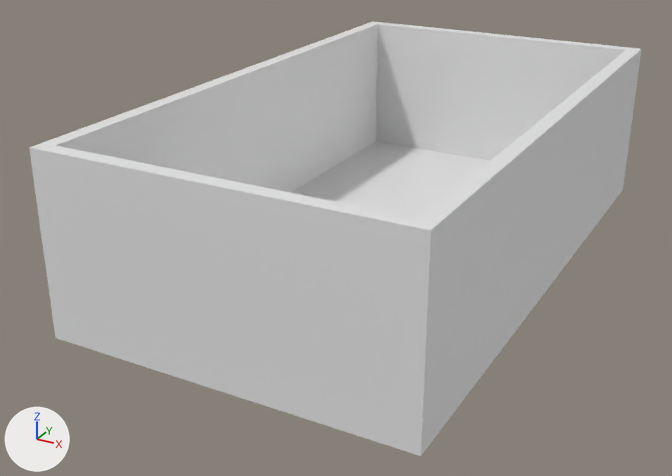
Before and after pictures for a commit that changed the glTF model models/PickPlaceCell/Box_part.glb.
The view is the same before and after, from a 50 mm lens placed at (0.132, -0.279, 0.14), pointed at (-0.012, -0.017, 0.009). The axes (+X, +Y, +Z) are drawn at lower left. The lights are the same throughout. The older version comes first. Where no turn or scale is listed for an object, it has been applied to the vertices.

Before the edit, the objects in view are built like this:
```python
me_cube_005 = bpy.data.meshes.new('Cube.005')
me_cube_005.from_pydata(...)  # a box spanning x -0.002..0.002, y -0.1..0.1, z -0.03..0.03
me_cube_006 = bpy.data.meshes.new('Cube.006')
me_cube_006.from_pydata(...)  # a box spanning x -0.06..0.06, y -0.0025..0.0025, z -0.03..0.03
me_cube_007 = bpy.data.meshes.new('Cube.007')
me_cube_007.from_pydata(...)  # a box spanning x -0.002..0.002, y -0.1..0.1, z -0.03..0.03
me_cube_008 = bpy.data.meshes.new('Cube.008')
me_cube_008.from_pydata(...)  # a box spanning x -0.055..0.055, y -0.1..0.1, z -0.002..0.002
me_cube_009 = bpy.data.meshes.new('Cube.009')
me_cube_009.from_pydata(...)  # a box spanning x -0.06..0.06, y -0.0025..0.0025, z -0.03..0.03
ob_cube_001 = bpy.data.objects.new('Cube.001', me_cube_006)
ob_cube_001.location = (0.0, -0.1025, 0.03)
ob_cube_002 = bpy.data.objects.new('Cube.002', me_cube_007)
ob_cube_002.location = (-0.0575, 0.0, 0.03)
ob_cube_003 = bpy.data.objects.new('Cube.003', me_cube_008)
ob_cube_003.location = (0.0, 0.0, 0.0025)
ob_cube_004 = bpy.data.objects.new('Cube.004', me_cube_005)
ob_cube_004.location = (0.0575, 0.0, 0.03)
ob_cube_005 = bpy.data.objects.new('Cube.005', me_cube_009)
ob_cube_005.location = (0.0, 0.1025, 0.03)
```
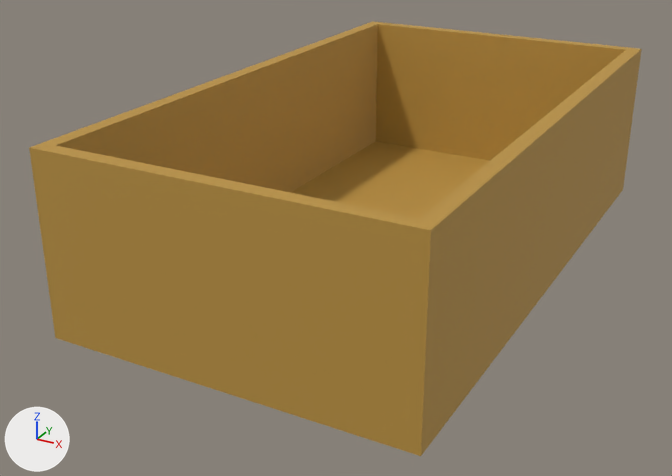
Scene script edits in JSON lines:
```json
{"op": "add", "block": "img_baked_blue_plastic_normal", "code": ["img_baked_blue_plastic_normal = load_image('Baked blue plastic normal', '_unpacked/Baked_blue_plastic_normal', 512, 512, 'Non-Color')"]}
{"op": "add", "block": "mat_baked_plastic", "code": ["mat_baked_plastic = bpy.data.materials.new('Baked Plastic')", "# colours: orange #bc9341", "# uses the picture img_baked_blue_plastic_normal"]}
{"block": "me_cube_005", "where": "me_cube_005.from_pydata(...)  # 8 vertices, 12 faces; spans x -0.002..0.002, y -0.1..0.1, z -0.03..0.03"}
{"op": "add", "block": "me_cube_005", "code": "me_cube_005.materials.append(mat_baked_plastic)"}
{"block": "me_cube_006", "where": "me_cube_006.from_pydata(...)  # 8 vertices, 12 faces; spans x -0.06..0.06, y -0.0025..0.0025, z -0.03..0.03"}
{"op": "add", "block": "me_cube_006", "code": "me_cube_006.materials.append(mat_baked_plastic)"}
{"block": "me_cube_007", "where": "me_cube_007.from_pydata(...)  # 8 vertices, 12 faces; spans x -0.002..0.002, y -0.1..0.1, z -0.03..0.03"}
{"op": "add", "block": "me_cube_007", "code": "me_cube_007.materials.append(mat_baked_plastic)"}
{"block": "me_cube_008", "where": "me_cube_008.from_pydata(...)  # 8 vertices, 12 faces; spans x -0.055..0.055, y -0.1..0.1, z -0.002..0.002"}
{"op": "add", "block": "me_cube_008", "code": "me_cube_008.materials.append(mat_baked_plastic)"}
{"block": "me_cube_009", "where": "me_cube_009.from_pydata(...)  # 8 vertices, 12 faces; spans x -0.06..0.06, y -0.0025..0.0025, z -0.03..0.03"}
{"op": "add", "block": "me_cube_009", "code": "me_cube_009.materials.append(mat_baked_plastic)"}
```

Location of each change, [x1, y1, x2, y2] in pixels of the pictures (672 x 476 px):
```json
{"object": "Cube.001", "change": "recoloured", "before": [29, 143, 440, 456], "after": [29, 143, 440, 456], "on screen": "white to brown"}
{"object": "Cube.004", "change": "recoloured", "before": [419, 50, 639, 445], "after": [419, 50, 639, 445], "on screen": "white to brown"}
{"object": "Cube.002", "change": "recoloured", "before": [43, 23, 378, 193], "after": [43, 23, 378, 193], "on screen": "white to brown"}
{"object": "Cube.005", "change": "recoloured", "before": [370, 21, 642, 193], "after": [370, 21, 642, 193], "on screen": "white to brown"}
{"object": "Cube.003", "change": "recoloured", "before": [291, 142, 490, 218], "after": [291, 142, 490, 218], "on screen": "white to brown"}
```
